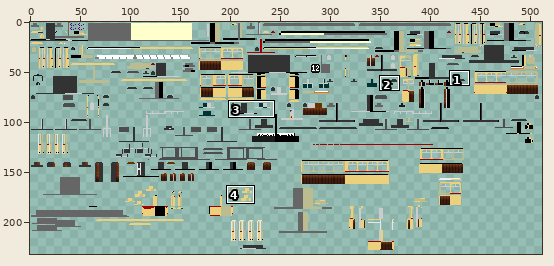
Sprite sheet, stored at src/main/resources/assets/tc/textures/trains/Duewag_GT6ER_Magenta.png. Above, an overview of the earlier version with the close-up marked.
Close-up. As it was:
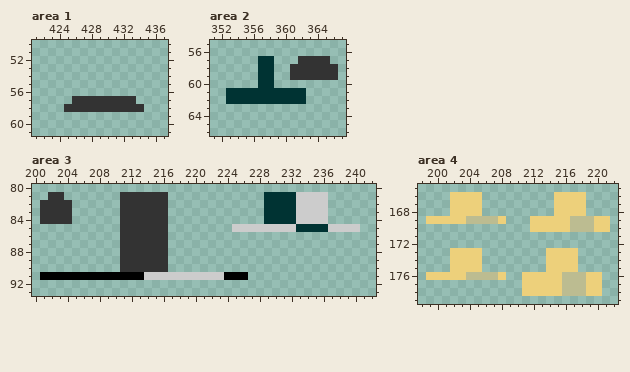
The file is 512x256 pixels. Colours within 5 levels of each other are drawn and written as one. Shown: area 1: x 421..437, y 50..61; area 2: x 351..367, y 55..66; area 3: x 200..242, y 80..93; area 4: x 198..222, y 165..179. The wide view leaves out empty margins. The commit also changed other parts of the picture, which this record leaves out.
And afterwards:
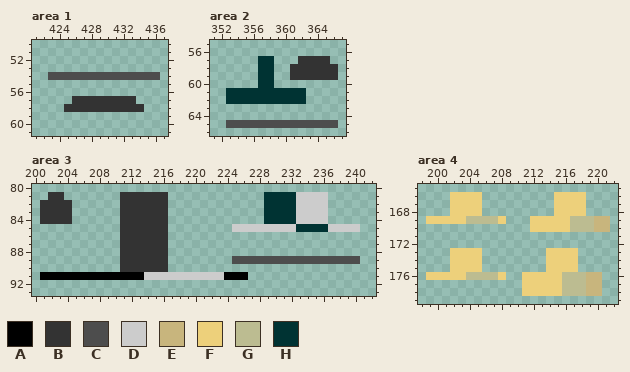
Palette (. is transparent): A #000000  B #333333  C #4d4d4d  D #cccccc  E #c8b57d  F #edd07b  G #bcbc91  H #003333
The edit:
--- area 1
@@ x 421..437 @@
 53 .................
-54 .................
+54 ..CCCCCCCCCCCCCC.
 55 .................
--- area 2
@@ x 351..367 @@
 64 .................
-65 .................
+65 ..CCCCCCCCCCCCCC.
 66 .................
--- area 3
@@ x 223..242 @@
 88 ....................
-89 ....................
+89 ..CCCCCCCCCCCCCCCC..
 90 ....................
--- area 4
@@ x 218..222 @@
 168 F....
-169 GGFF.
-170 GGFF.
+169 GGEE.
+170 GGEE.
 171 .....
@@ x 217..222 @@
 175 F.....
-176 GGFF..
-177 GGFF..
-178 GGFF..
+176 GGEE..
+177 GGEE..
+178 GGEE..
 179 ......
Boxes around the changes in both close-ups, in picture pixels (x1, y1, x2, y2):
added: (48, 72, 160, 80)
added: (226, 120, 338, 128)
added: (232, 256, 360, 264)
changed: (594, 216, 610, 232)
changed: (586, 272, 602, 296)
